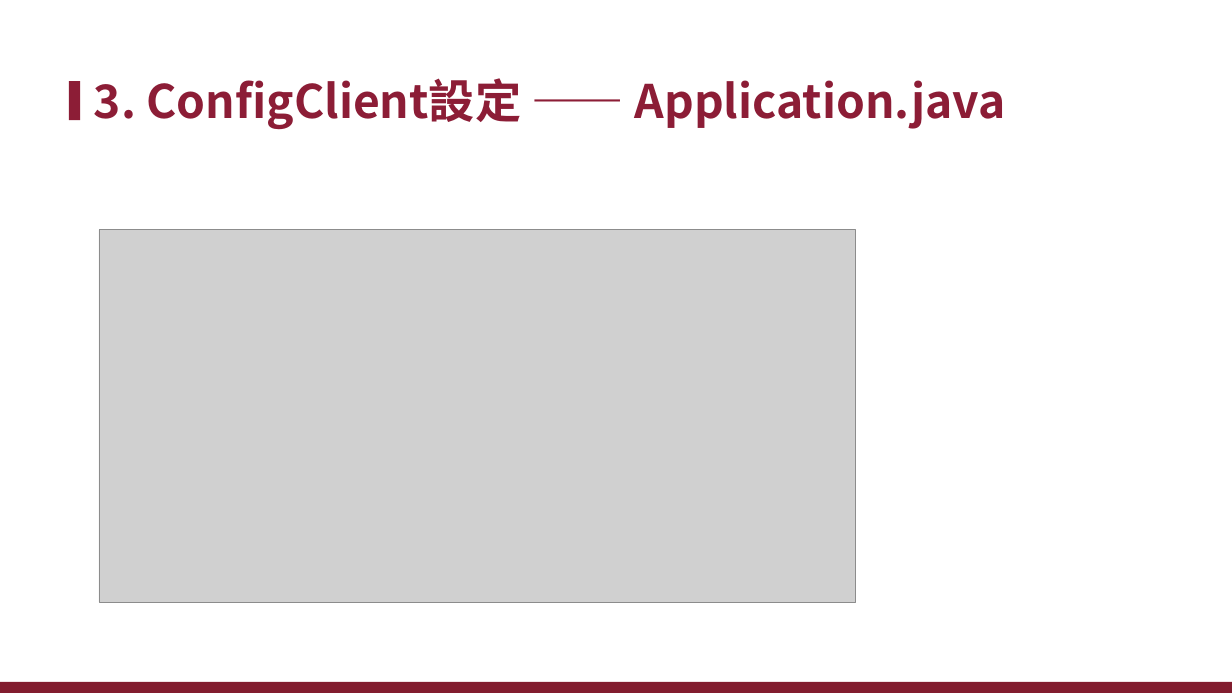
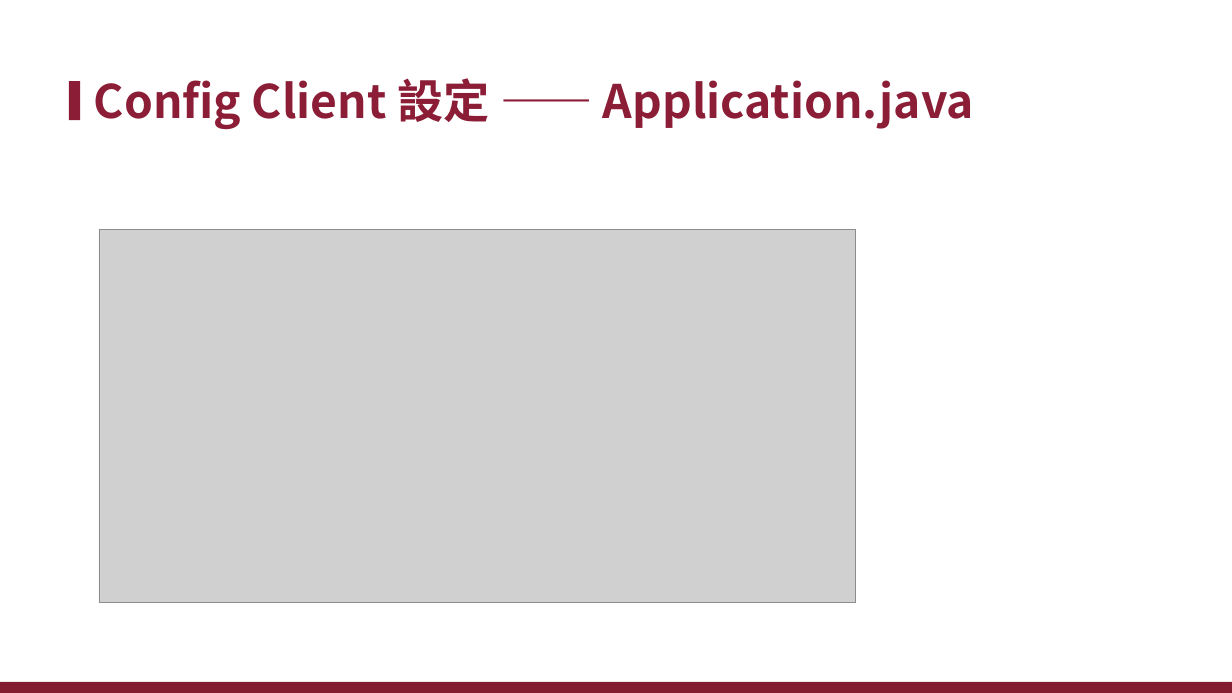
Before and after one commit to xiauchen/7__2020_3_10_PTT, a slide deck: slide 20 of Config.pptx (slide 23 before the commit). Drawn at 1232x693 pixels with LibreOffice and Linux fonts; fonts in the diff are those of the drawing; grey boxes stand for pictures; background and template pictures are left out. Boxes give left, top, right and bottom in pixels: in the first picture for what was removed or moved away, otherwise in the second. Text is boxed around its words. In the diff, an @@ line names an element or a change of style, - is before the commit and + after.

```diff
--- a/Config.pptx
+++ b/Config.pptx
@@ text at (94,78,974,130): text changed @@
-3. ConfigClient設定 —— Application.java
+Config Client 設定 —— Application.java
```
Also in this commit, not shown: 18 other slides changed, 3 slides added, 9 slides removed, 11 other files.
